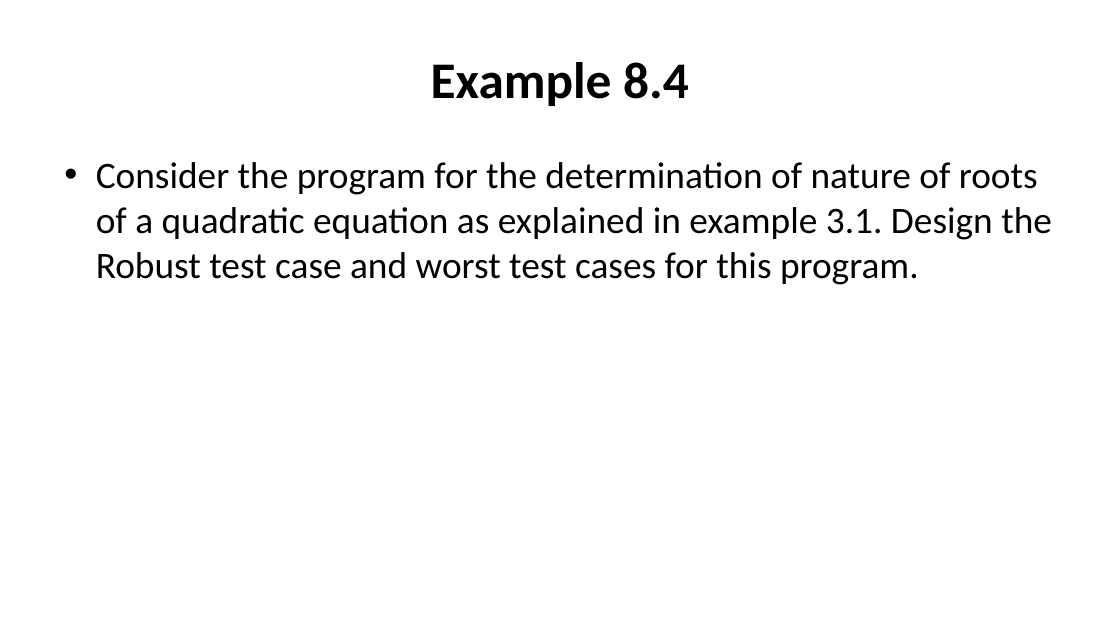
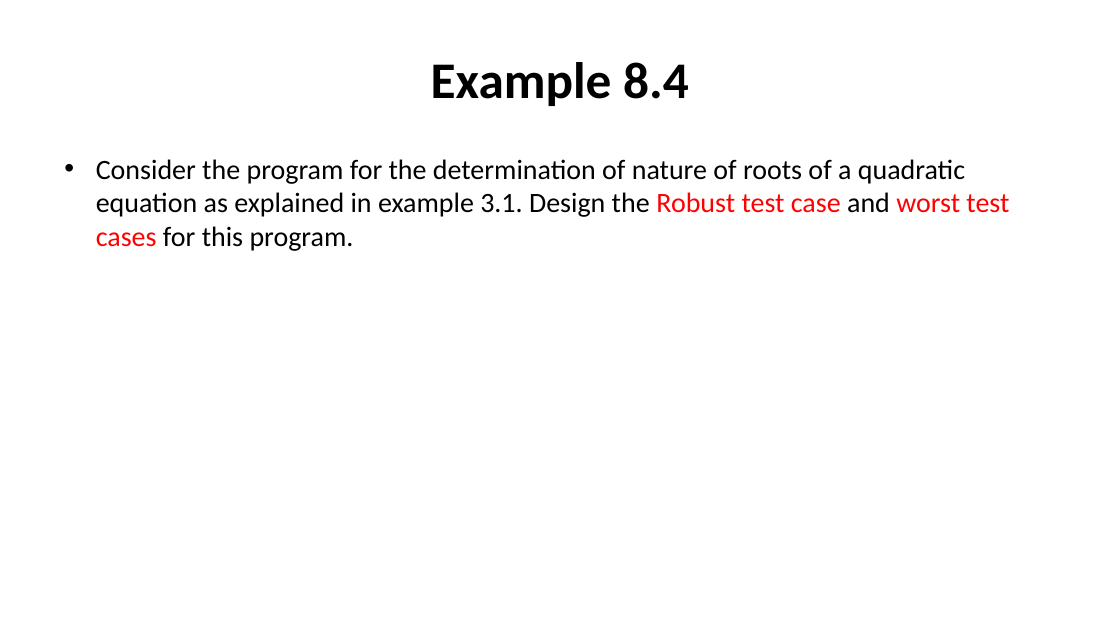
Before and after one commit to nashurgessa/Software-Testing-batch-2022-23, a slide deck: slide 16 of slides/L9 BVA.pptx. Drawn at 1120x630 pixels with LibreOffice and Linux fonts; fonts in the diff are those of the drawing. Boxes give left, top, right and bottom in pixels: in the first picture for what was removed or moved away, otherwise in the second. Text is boxed around its words. In the diff, an @@ line names an element or a change of style, - is before the commit and + after.

```diff
--- a/slides/L9 BVA.pptx
+++ b/slides/L9 BVA.pptx
@@ text "Consider the program for the ..." at (96, 159, 1009, 251): size 32 to 24 pt; text colour #000000 to #FF0000 in "Robust test case worst test cases"; less space between paragraphs @@
```
Also in this commit, not shown: 5 other slides changed.
